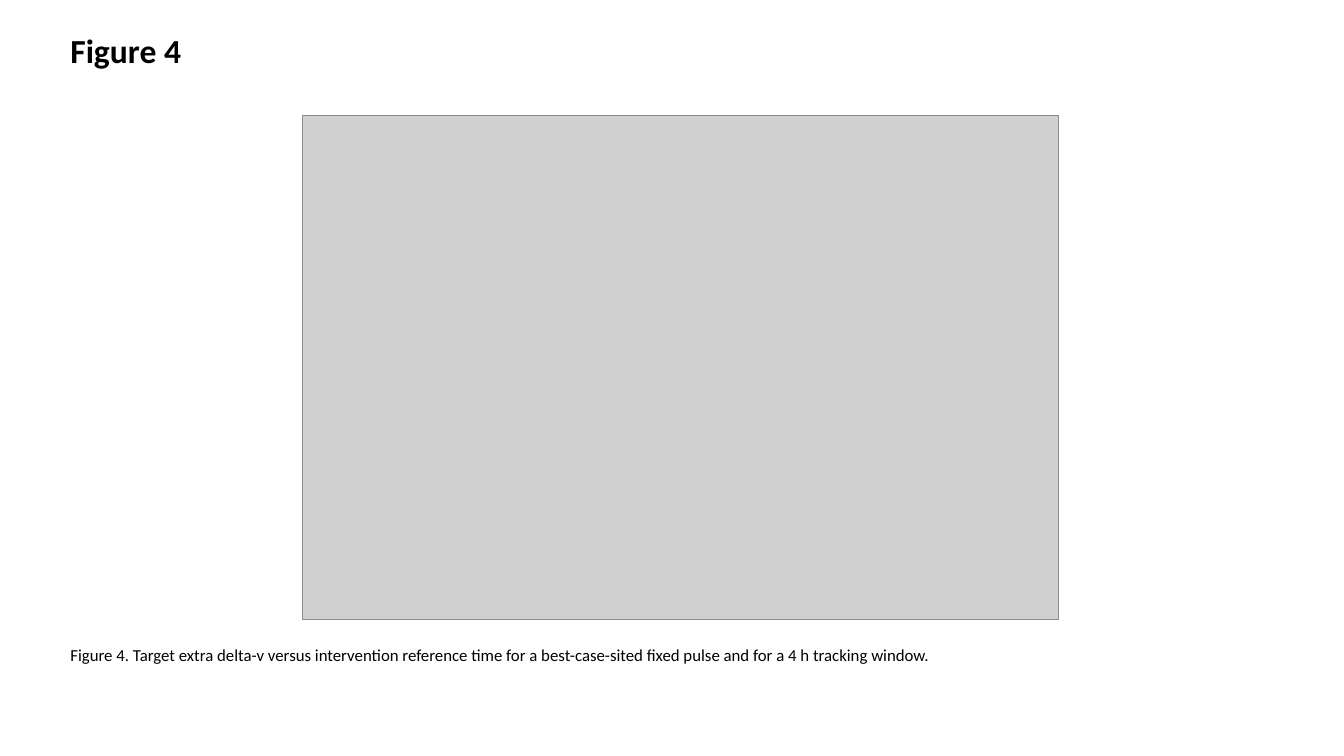
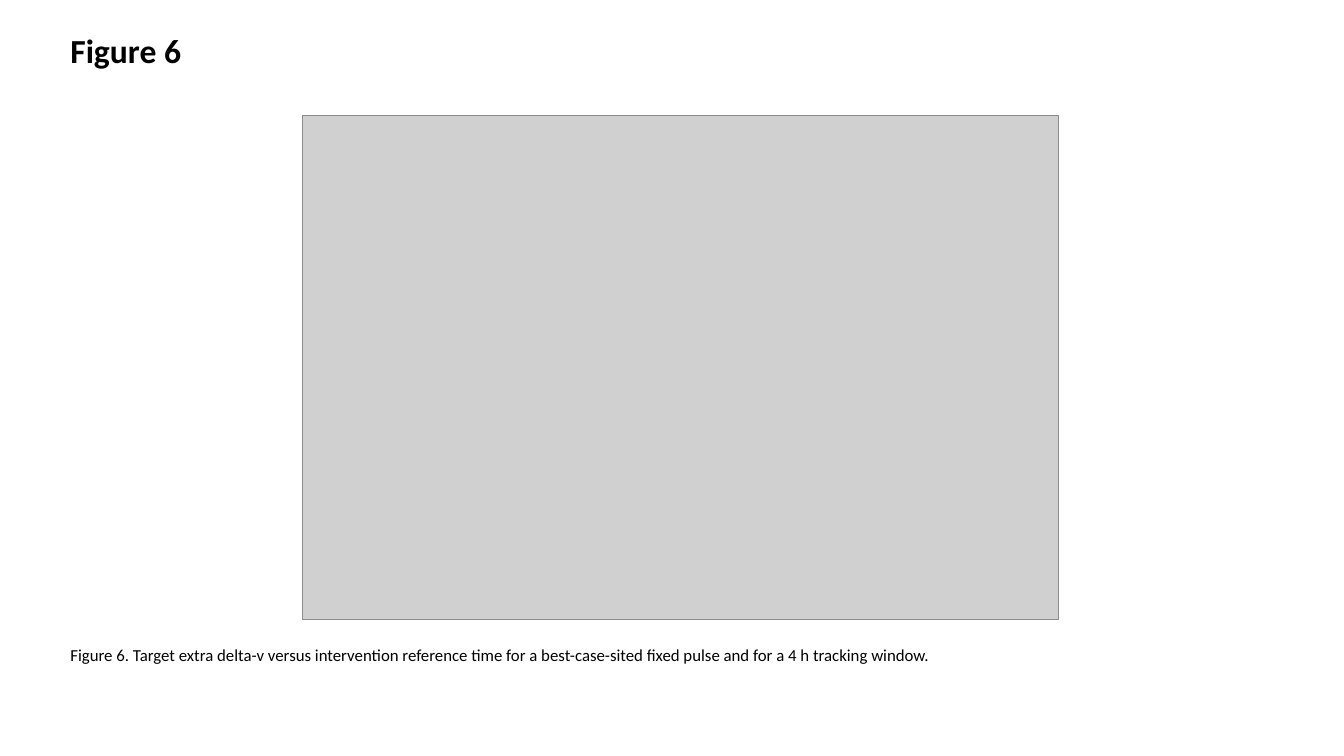
Before and after one commit to bougtoir/thermosphere-debris-selective-decay, a slide deck: slide 8 of manuscript/manuscript_figures.pptx. Drawn at 1344x756 pixels with LibreOffice and Linux fonts; fonts in the diff are those of the drawing; grey boxes stand for pictures. Boxes give left, top, right and bottom in pixels: in the first picture for what was removed or moved away, otherwise in the second. Text is boxed around its words. In the diff, an @@ line names an element or a change of style, - is before the commit and + after.

```diff
--- a/manuscript/manuscript_figures.pptx
+++ b/manuscript/manuscript_figures.pptx
@@ text at [70, 39, 181, 69]: text changed @@
-Figure 4
+Figure 6
@@ text at [70, 649, 928, 664]: text changed @@
-Figure 4. Target extra delta-v versus intervention reference time for a best-case-sited fixed pulse and for a 4 h tracking window.
+Figure 6. Target extra delta-v versus intervention reference time for a best-case-sited fixed pulse and for a 4 h tracking window.
```
Also in this commit, not shown: 6 other slides changed, 20 other files.
